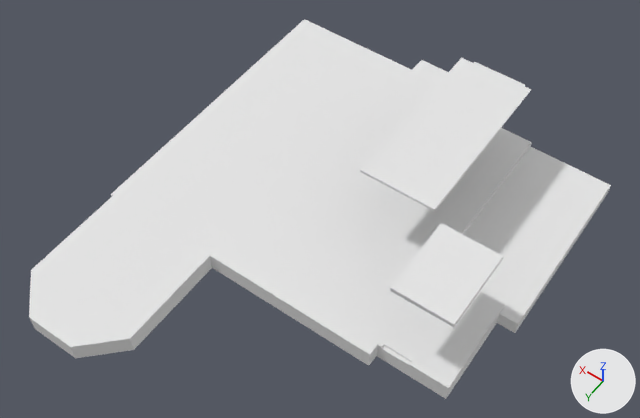
The glTF model na-project-portal/26-Projects/SK02__AscottGardens/30__TrueVision__AppContent/DesignPhase01__ConceptDesign__ExistingBuilding/SK02__Storey__GroundFloor__ExistingFloors__MeshModel__.glb: old version first, new version second.
The view is the same before and after, from a camera (50 mm lens) standing at (7.26, 28.7, 20.16) and looking at (16.08, 16.34, 0.74). Arrows for +X, +Y and +Z are at lower right; the lights stay in place. The first picture is the older version. Vertices at exactly the same position are counted once.

Script lines for the objects in view, before the commit:
```python
me_mesh_0_12__existingbuilding__floors__default = bpy.data.meshes.new('Mesh_0_12__ExistingBuilding__Floors::Default')
me_mesh_0_12__existingbuilding__floors__default.from_pydata(...)  # 82 vertices, 152 faces; spans x 10.0..21.7, y 8.73..23.25, z -0.6..2.33
me_mesh_0_12__existingbuilding__floors__default.materials.append(mat_default)  # white #e7e7e7
ob_12__existingbuilding__floors__default = bpy.data.objects.new('12__ExistingBuilding__Floors::Default', me_mesh_0_12__existingbuilding__floors__default)
ob_12__existingbuilding__floors__default.location = (0.0, 0.0, 0.0)
```
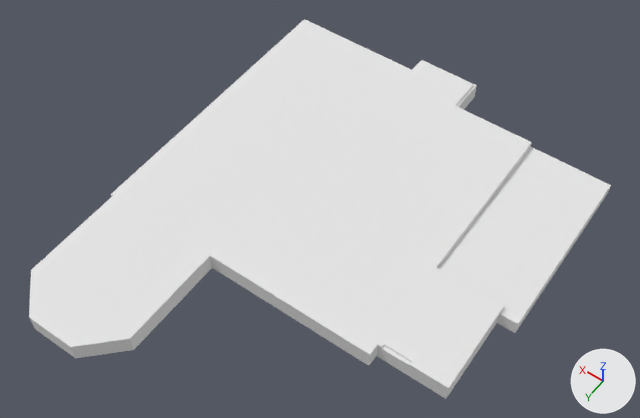
What differs and where, as boxes [x1, y1, x2, y2] in the pictures (640 x 418 px):
part 1 of me_mesh_0_12__existingbuilding__floors__default, deleted
    before: [360, 58, 531, 211]
part 2 of me_mesh_0_12__existingbuilding__floors__default, deleted
    before: [390, 223, 503, 327]

The change, as a diff of the scene's bpy script:
```diff
--- a/na-project-portal/26-Projects/SK02__AscottGardens/30__TrueVision__AppContent/DesignPhase01__ConceptDesign__ExistingBuilding/SK02__Storey__GroundFloor__ExistingFloors__MeshModel__.glb.py
+++ b/na-project-portal/26-Projects/SK02__AscottGardens/30__TrueVision__AppContent/DesignPhase01__ConceptDesign__ExistingBuilding/SK02__Storey__GroundFloor__ExistingFloors__MeshModel__.glb.py
@@ me_mesh_0_12__existingbuilding__floors__default @@
 # used by ob_12__existingbuilding__floors__default; location = (0.0, 0.0, 0.0)
-me_mesh_0_12__existingbuilding__floors__default.from_pydata(...)  # 82 vertices, 152 faces; spans x 10.0..21.7, y 8.73..23.25, z -0.6..2.33
+me_mesh_0_12__existingbuilding__floors__default.from_pydata(...)  # 58 vertices, 112 faces; spans x 10.0..21.7, y 8.73..23.25, z -0.6..0.0
+# me_mesh_0_12__existingbuilding__floors__default part 1: the loose piece of 16 vertices spanning x 12.98..15.26, y 10.27..15.67, z 2.26..2.33 is deleted
+# me_mesh_0_12__existingbuilding__floors__default part 2: the loose piece of 8 vertices spanning x 10.86..12.62, y 15.94..18.31, z 2.18..2.33 is deleted
 me_mesh_0_12__existingbuilding__floors__default.materials.append(mat_default)
```
